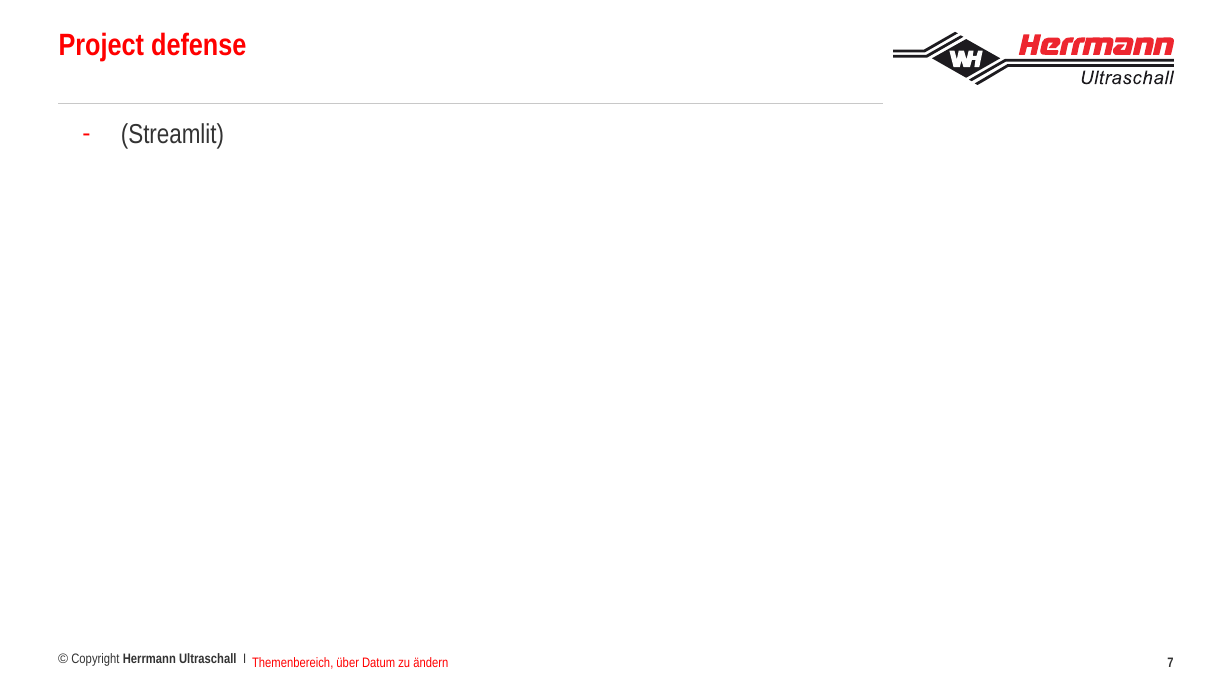
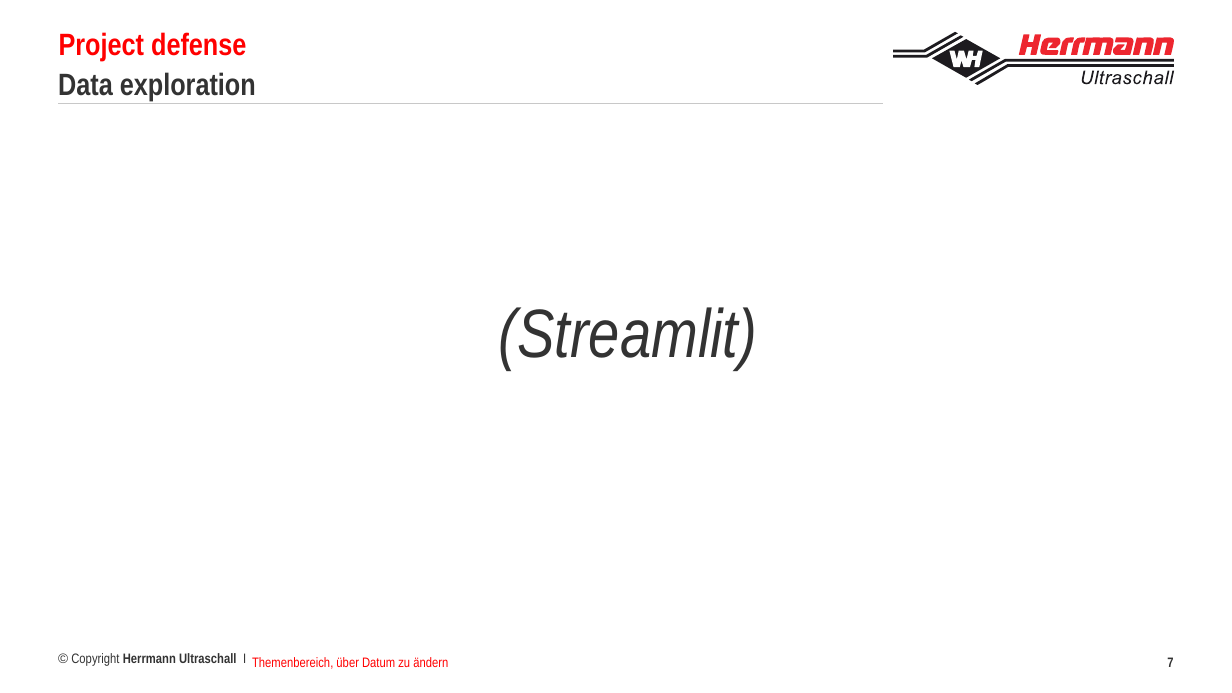
Before and after one commit to francoisbrouet/sep24_cds_int_us-welding, a slide deck: slide 7 of defense/Project defense Francois Brouet.pptx. Drawn at 1232x693 pixels with LibreOffice and Linux fonts; fonts in the diff are those of the drawing; background and template pictures are left out. Boxes give left, top, right and bottom in pixels: in the first picture for what was removed or moved away, otherwise in the second. Text is boxed around its words. In the diff, an @@ line names an element or a change of style, - is before the commit and + after.

```diff
--- a/defense/Project defense Francois Brouet.pptx
+++ b/defense/Project defense Francois Brouet.pptx
@@ title added at [58, 72, 256, 101], 18 pt, text #333333, bold @@
+Data exploration
@@ text "(Streamlit)" at [499, 307, 757, 369]: size 16 to 40 pt, italic on; alignment left to centre; bullet - to none @@
```
Also in this commit, not shown: 9 other slides changed, 3 slides removed, 1 other file.
